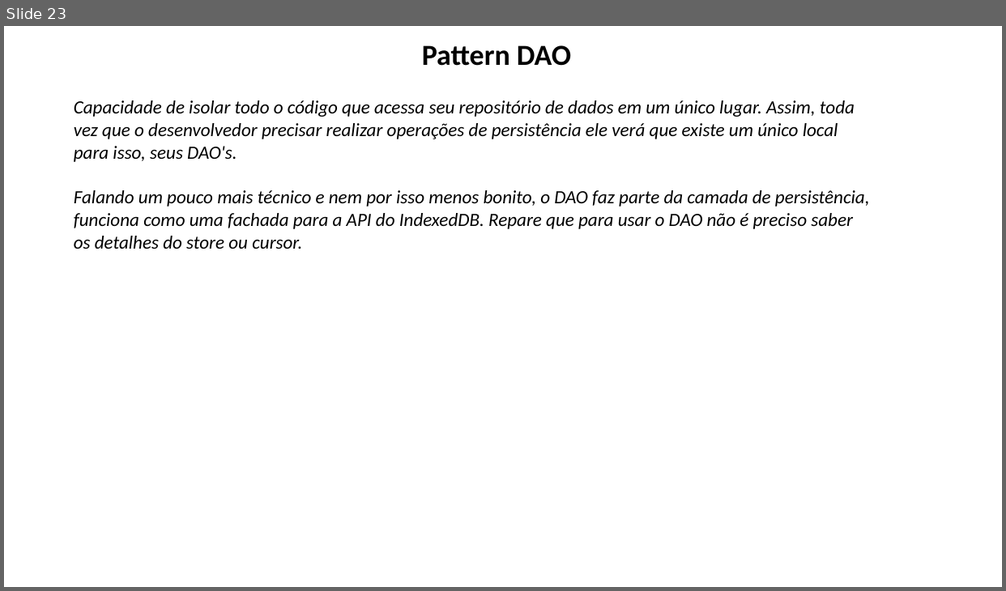
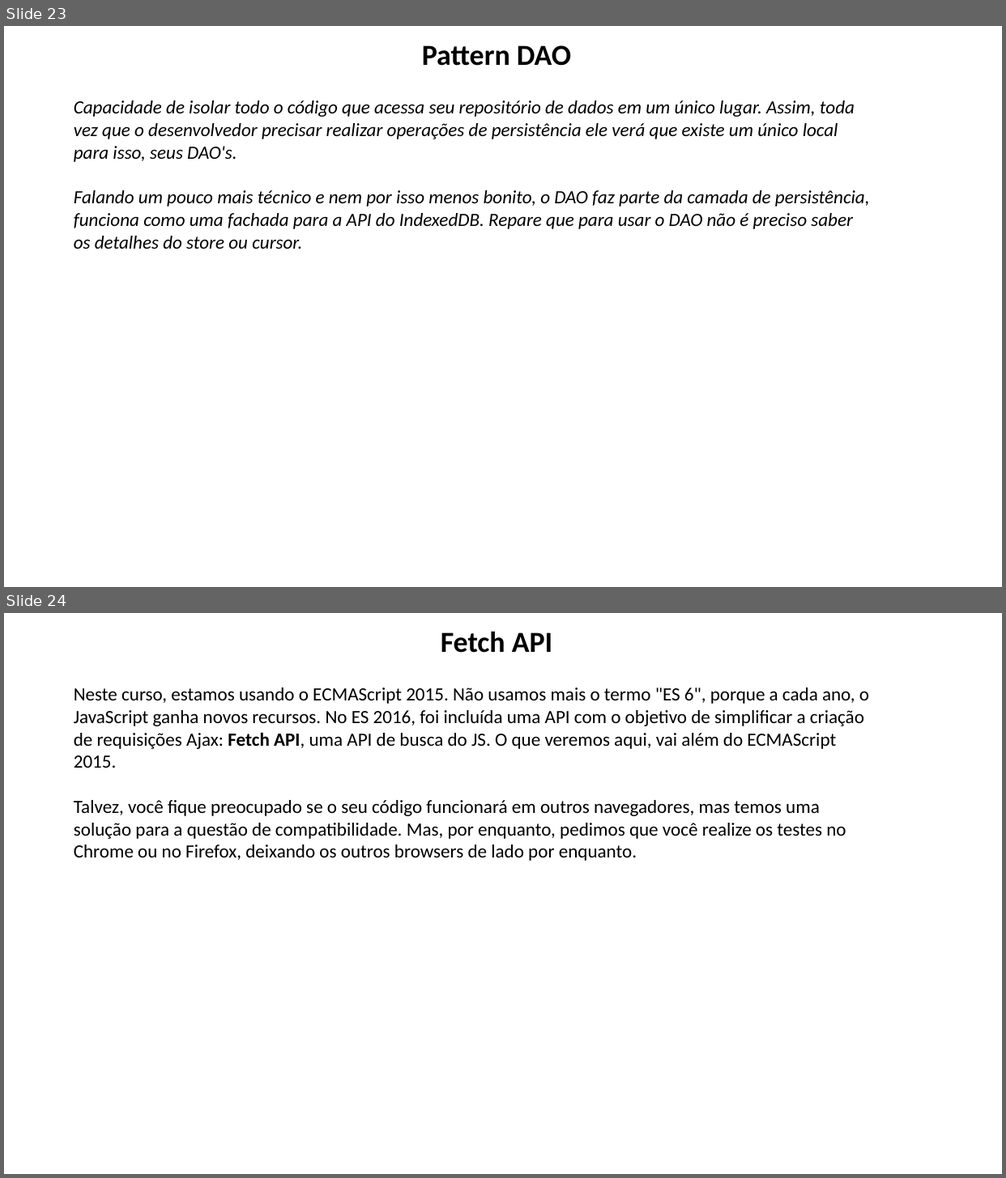
Before and after one commit to lacsousa/js-es6-oo-pp-avanc1, a slide deck: docs/JS Avançado 1-2-3-resumo.pptx. Shown one above the other, each under a label of ours: slide 23 before the commit, slides 23 and 24 after it. The pictures are 1006x591 and 1006x1178 pixels, drawn with LibreOffice and Linux fonts; fonts in the diff are those of the drawing. Boxes give left, top, right and bottom in pixels: in the first picture for what was removed or moved away, otherwise in the second. Text is boxed around its words. In the diff, an @@ line names an element or a change of style, - is before the commit and + after.

```diff
--- a/docs/JS Avançado 1-2-3-resumo.pptx
+++ b/docs/JS Avançado 1-2-3-resumo.pptx
@@ slide 24 added at (x1=4, y1=613, x2=1002, y2=1174), background #FFFFFF @@
@@ title added at (x1=441, y1=631, x2=552, y2=653), 28 pt, text #000000, bold @@
+Fetch API
@@ text added at (x1=74, y1=688, x2=869, y2=861), 18 pt, text #000000 @@
+Neste curso, estamos usando o ECMAScript 2015. Não usamos mais o termo "ES 6", porque a cada ano, o JavaScript ganha novos recursos. No ES 2016, foi incluída uma API com o objetivo de simplificar a criação de requisições Ajax: Fetch API, uma API de busca do JS. O que veremos aqui, vai além do ECMAScript 2015.
+Talvez, você fique preocupado se o seu código funcionará em outros navegadores, mas temos uma solução para a questão de compatibilidade. Mas, por enquanto, pedimos que você realize os testes no Chrome ou no Firefox, deixando os outros browsers de lado por enquanto.
```
Also in this commit, not shown: 1 slide changed, 1 other slide added, 56 other files.
